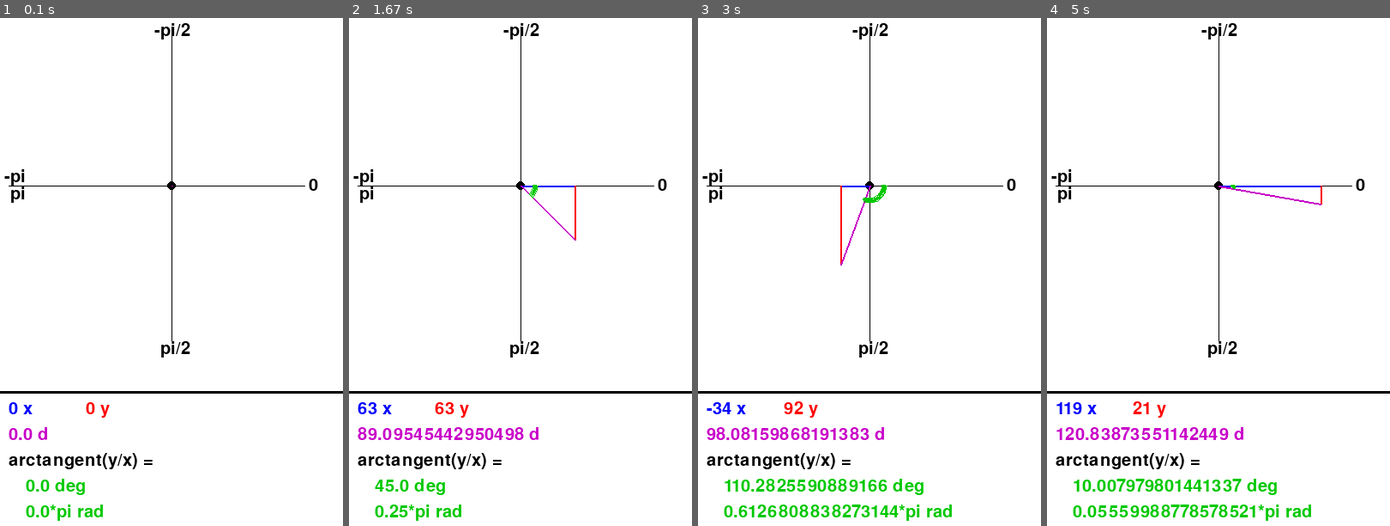
Above: before the commit, frames 1-4 (left to right).
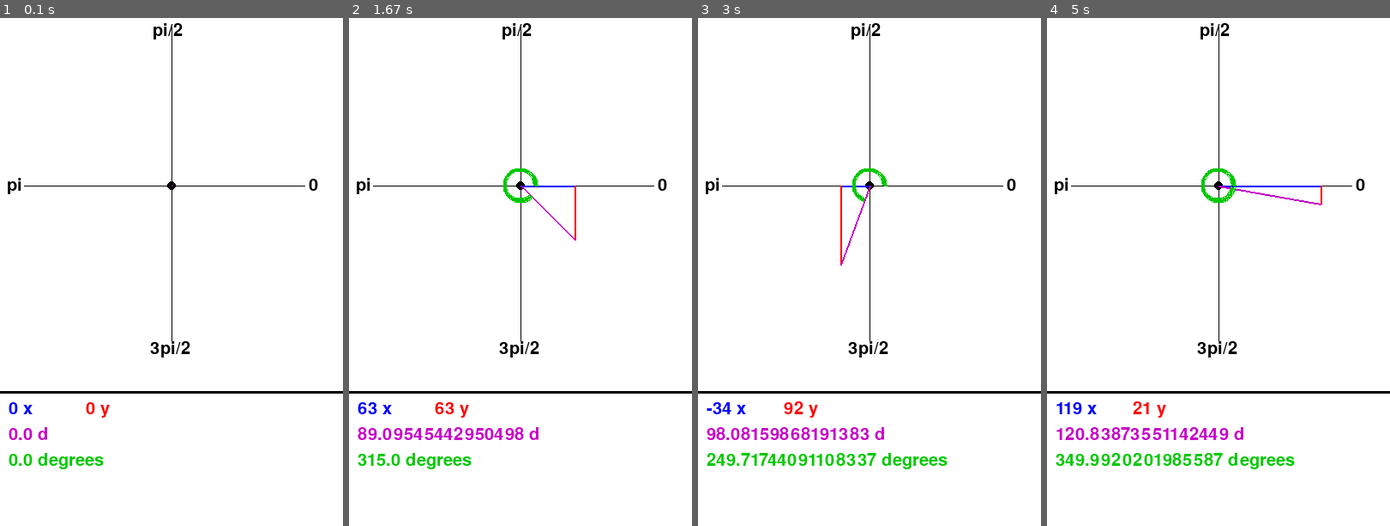
Above: after the commit, the same moments.

Repository: mgold/Python-snippets
Game: pygame game, started from pygame_angles.py
Same seed, same stepped clock (60 frames per second), same inputs: the game is played once before the commit and once after it.
Inputs (mouse positions are in pixels of both pictures, inside the frame that each line leads up to):
- Up to frame 1 (0.1 s): no input
- Up to frame 2 (1.67 s): press the mouse at (438, 277) at 0.37 s; move the mouse to (496, 332) at 0.47 s; release the mouse at (554, 383) at 0.6 s; press the mouse at (438, 277) at 0.7 s; move the mouse to (421, 211) at 0.8 s; release the mouse at (403, 150) at 0.93 s; press the mouse at (438, 277) at 1.03 s; move the mouse to (424, 226) at 1.13 s; release the mouse at (410, 175) at 1.27 s; press the mouse at (438, 277) at 1.37 s; move the mouse to (506, 256) at 1.47 s; release the mouse at (575, 241) at 1.6 s
- Up to frame 3 (3 s): press the mouse at (787, 277) at 1.7 s; move the mouse to (835, 261) at 1.8 s; release the mouse at (883, 251) at 1.93 s; press the mouse at (787, 277) at 2.03 s; move the mouse to (893, 292) at 2.13 s; release the mouse at (999, 312) at 2.27 s; press the mouse at (787, 277) at 2.37 s; move the mouse to (842, 200) at 2.47 s; release the mouse at (900, 124) at 2.6 s; press the mouse at (787, 277) at 2.7 s; move the mouse to (814, 272) at 2.8 s; release the mouse at (842, 266) at 2.93 s
- Up to frame 4 (5 s): press the mouse at (1136, 277) at 3.03 s; move the mouse to (1129, 266) at 3.13 s; release the mouse at (1122, 261) at 3.27 s; press the mouse at (1136, 277) at 3.37 s; move the mouse to (1228, 368) at 3.47 s; release the mouse at (1321, 459) at 3.6 s; press the mouse at (1136, 277) at 3.7 s; move the mouse to (1170, 246) at 3.8 s; release the mouse at (1204, 221) at 3.93 s; press the mouse at (1136, 277) at 4.03 s; move the mouse to (1187, 292) at 4.13 s; release the mouse at (1239, 312) at 4.27 s; press the mouse at (1136, 277) at 4.37 s; move the mouse to (1191, 272) at 4.47 s; release the mouse at (1245, 261) at 4.6 s; press the mouse at (1136, 277) at 4.7 s; move the mouse to (1228, 241) at 4.8 s; release the mouse at (1321, 205) at 4.93 s

The runs differ from the first frame. In frame 1, 1.6% of the frame differs, in the area x 1-56%, y 1-99%; in frame 2, 1.9%; in frame 3, 3.5%; in frame 4, 3.5%, in the area x 1-77%, y 1-99%.

Commit message:
Update Pygame Angles to use standard angles

Diff:
--- a/pygame_angles.py
+++ b/pygame_angles.py
@@ -4,16 +4,11 @@
 
 In pygame, +y is down. Python's arctangent functions expect +y to be up.
 This wreaks havoc with the unit circle if you want to find the angle between
-two points (for, say, collision detection or aiming a gun).
+two points (for, say, collision detection or aiming a gun).  You can avoid the
+problem entirely by calling atan2(-y, x) and adding 2*pi to the result if it's
+negative.
 
 Note that math.atan2(numerator, denominator) does the division for you.
-
-This applet demonstrates the confusing result. The range of the arctangent
-(-pi, pi], which is mathematically accurate but hard to work with. Much worse
-is that the  direction of increasing angular measure is reversed!
-
-You can avoid the problem entirely by calling atan2(-y, x) and adding 2*pi to
-the result if it's negative.
 
 Controls: move the mouse near the axes.
 
@@ -22,7 +17,6 @@
 import pygame, sys, os
 from pygame.locals import *
 from math import atan2, degrees, pi
-halfpi = pi/2.0
 
 def quit():
     pygame.quit()
@@ -67,35 +61,36 @@
             if 0 < event.pos[0] < 400 and 0 < event.pos[1] < 400:
                 pos = event.pos
 
-    x = pos[0] - origin[0]
-    y = pos[1] - origin[1]
-    theta = atan2(y,x)
+    #Angle logic
+    dx = pos[0] - origin[0]
+    dy = pos[1] - origin[1]
+    rads = atan2(-dy,dx)
+    rads %= 2*pi
+    degs = degrees(rads)
 
     screen.fill(white)
 
+    #Draw coordinate axes and labels
     pygame.draw.circle(screen, black, origin, 5)
     pygame.draw.line(screen, black, (0, 440), (440, 440), 3)
     pygame.draw.line(screen, black, (200, 15), (200, 380))
-    screen.blit(font.render("-pi/2", True, black), (180,10))
-    screen.blit(font.render( "pi/2", True, black), (187, 380))
-    pygame.draw.line(screen, black, (10, 200), (355, 200))
-    screen.blit(font.render("-pi", True, black), (5,  180))
-    screen.blit(font.render( "pi", True, black), (12, 200))
+    screen.blit(font.render( "pi/2", True, black), (178, 10))
+    screen.blit(font.render("3pi/2", True, black), (175, 380))
+    pygame.draw.line(screen, black, (28, 200), (355, 200))
+    screen.blit(font.render("pi", True, black), (8,  190))
     screen.blit(font.render("0", True, black), (360, 190))
 
+    #Draw lines to cursor
     pygame.draw.line(screen, blue, origin, (pos[0], origin[1]), 2)
     pygame.draw.line(screen, red, (pos[0], origin[1]), (pos[0], pos[1]), 2)
     pygame.draw.line(screen, purple, origin, pos, 2)
-    if theta < 0:
-        pygame.draw.arc(screen, green, arcRect, 0, -theta, 4)
-    else:
-        pygame.draw.arc(screen, green, arcRect, -theta, 0, 4)
+    pygame.draw.arc(screen, green, arcRect, 0, rads, 4)
+    #Note that the function expects angles in radians
 
-    screen.blit(font.render(str(x)+" x", True, blue), (10, 450))
-    screen.blit(font.render(str(y)+" y", True, red), (100, 450))
-    screen.blit(font.render(str((x**2 + y**2)**.5)+" d", True, purple), (10, 480))
-    screen.blit(font.render("arctangent(y/x) =", True, black), (10, 510))
-    screen.blit(font.render(str(degrees(theta))+" deg", True, green), (30, 540))
-    screen.blit(font.render(str(theta/pi)+"*pi rad", True, green), (30, 570))
+    #Draw numeric readings
+    screen.blit(font.render(str(dx)+" x", True, blue), (10, 450))
+    screen.blit(font.render(str(dy)+" y", True, red), (100, 450))
+    screen.blit(font.render(str((dx**2 + dy**2)**.5)+" d", True, purple), (10, 480))
+    screen.blit(font.render(str(degs)+" degrees", True, green), (10, 510))
 
     pygame.display.flip()
Not shown, removed: compile
Not shown, changed: fives.pyc
